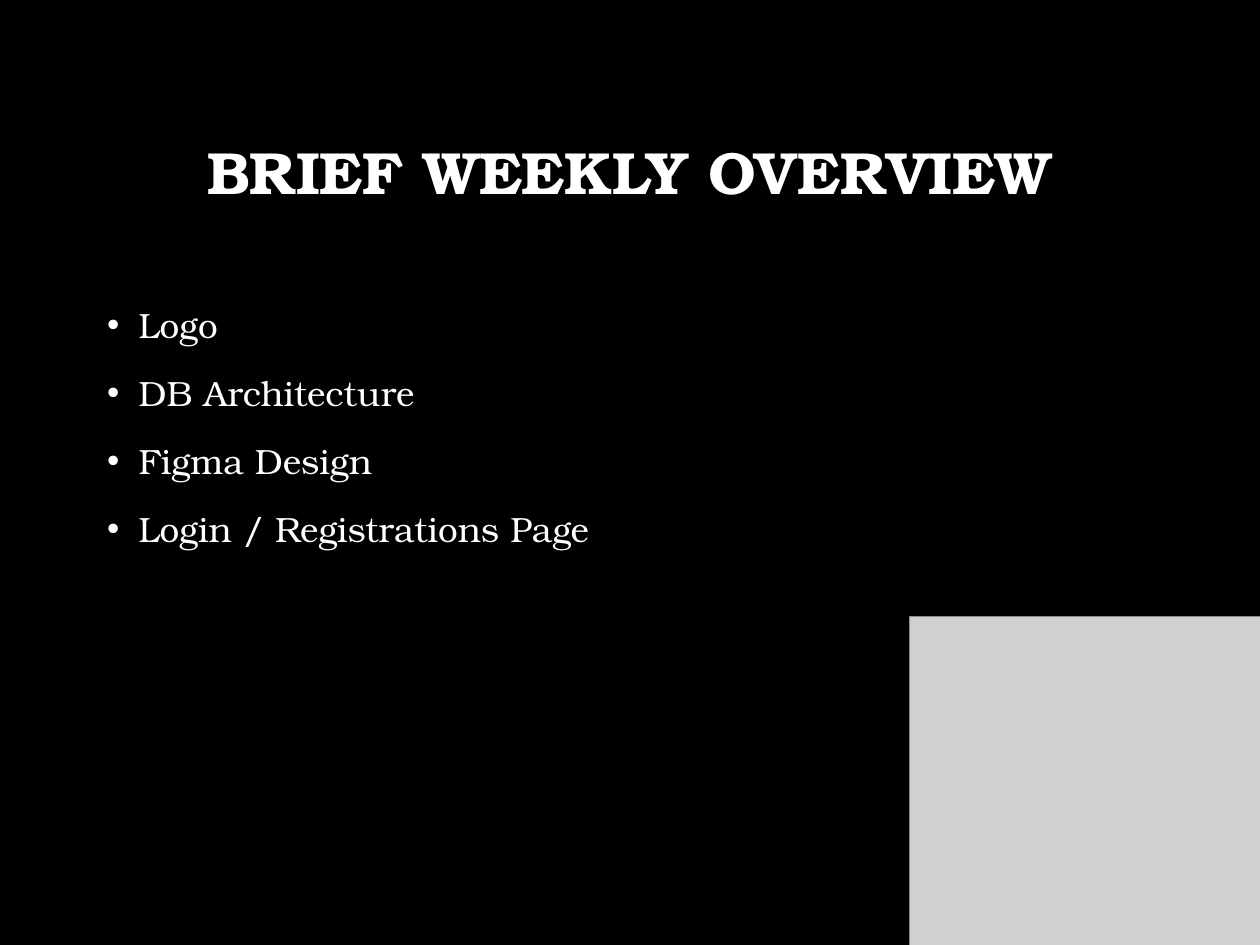
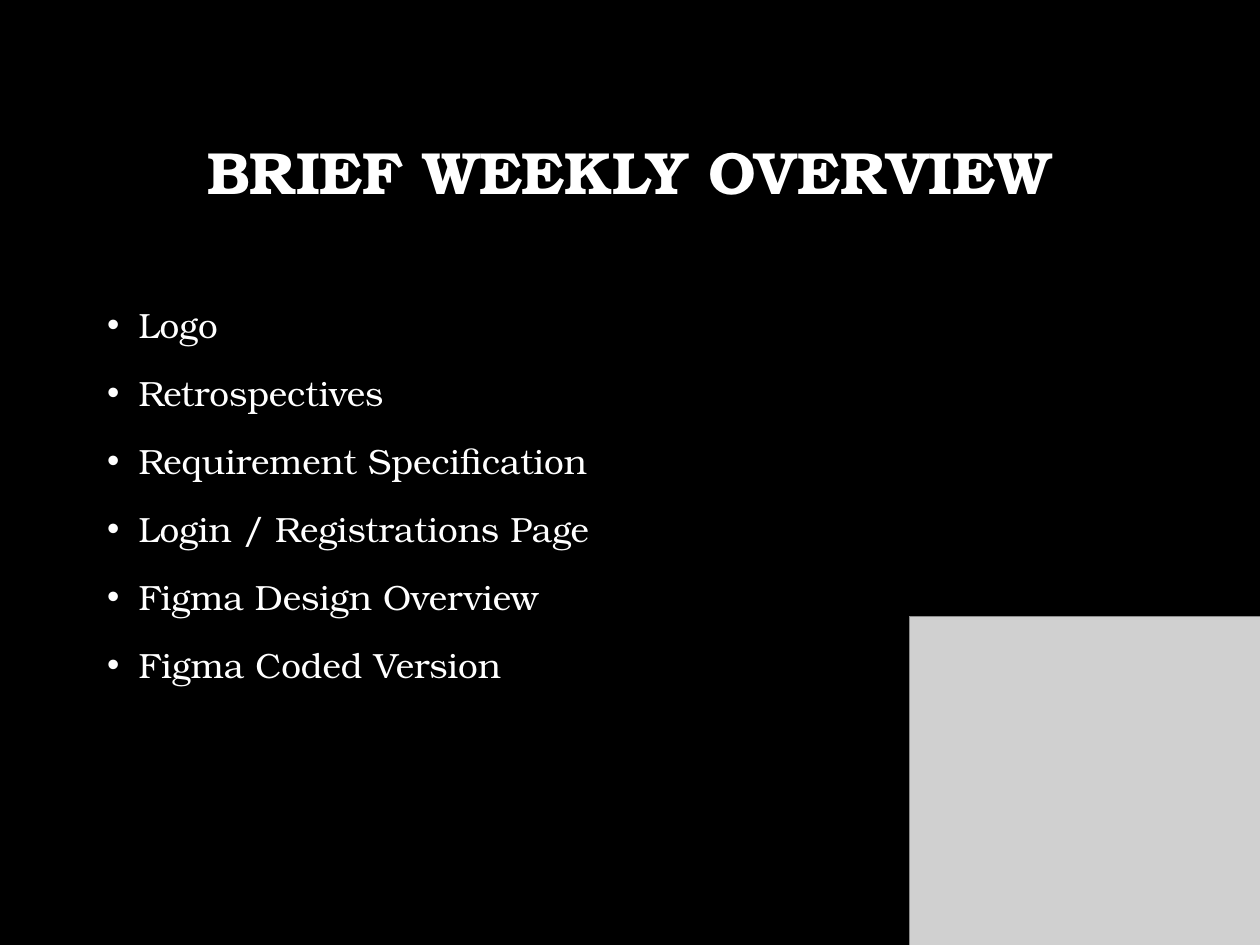
Before and after one commit to yuriiSY/Study-Buddy, a slide deck: slide 2 of Weekly Submissions/Week3/Presentation Week 3.pptx. Drawn at 1260x945 pixels with LibreOffice and Linux fonts; fonts in the diff are those of the drawing; grey boxes stand for pictures; background and template pictures are left out. Boxes give left, top, right and bottom in pixels: in the first picture for what was removed or moved away, otherwise in the second. Text is boxed around its words. In the diff, an @@ line names an element or a change of style, - is before the commit and + after.

```diff
--- a/Weekly Submissions/Week3/Presentation Week 3.pptx
+++ b/Weekly Submissions/Week3/Presentation Week 3.pptx
@@ text at <box>139,382,587,482</box>: text changed @@
-• DB Architecture
-• Figma Design
+• Retrospectives
+• Requirement Specification
@@ text at <box>139,585,538,687</box>: paragraphs added @@
+• Figma Design Overview
+• Figma Coded Version
```
Also in this commit, not shown: 2 other slides changed, 11 slides added, 2 slides removed.
